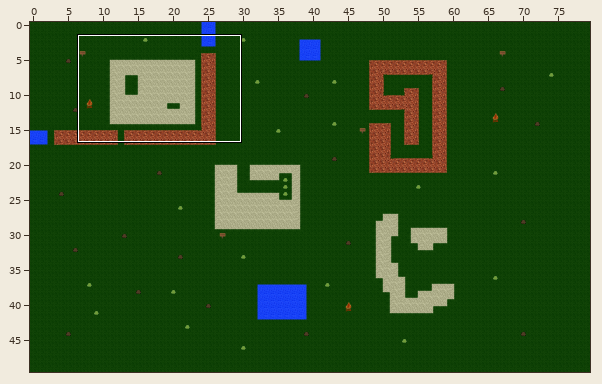
Level history. Tiled map: core/assets/data/maps/tutorial.tmx. Above, an overview of the earlier version with the close-up marked.
Close-up. Before the edit:
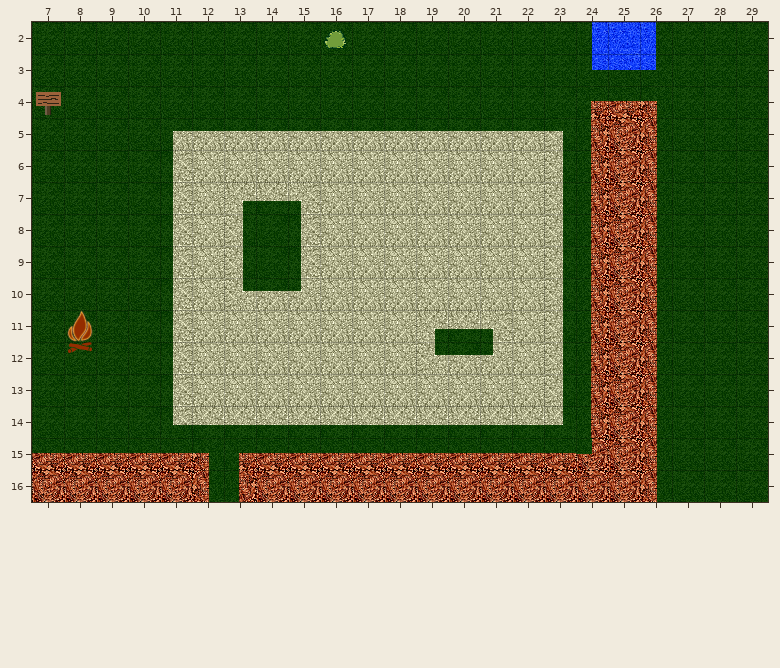
Cells are 32x32 px. Shown: x 7..29, y 2..16. The commit also changed other parts of the map, which this record leaves out.
Now the later version:
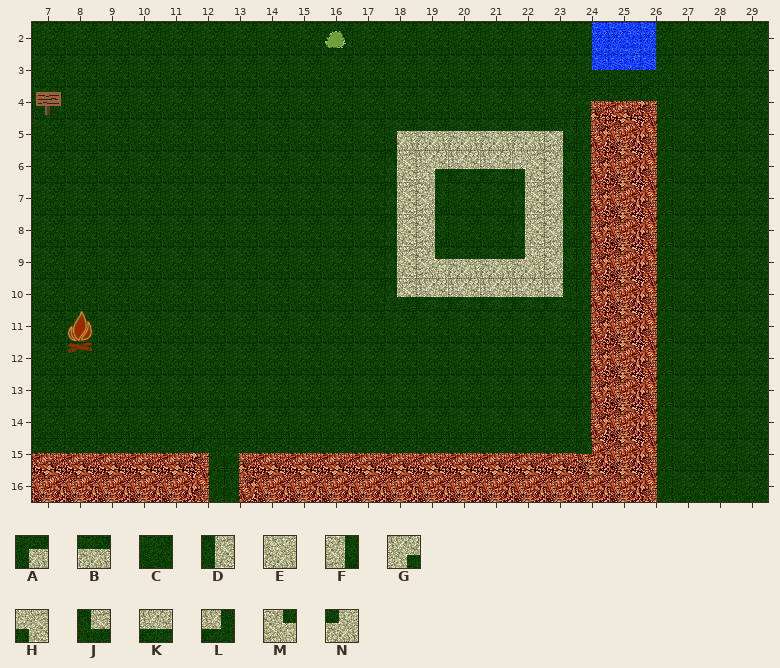
Key: from "Test": A 24, B 25, C 29, D 32, E 33, F 34, G 35, H 36, J 40, K 41, L 42, M 43, N 44.
_ is an empty cell.
The edit:
Layer "Hintergrund":
The author changed tile B to tile A in row 5 at x 18.
The author changed tile E to tile B in row 9 at x 20 to 21.
The author changed tile A to tile C in row 5 at x 11.
The author changed tile B to tile C in row 5 at x 12 to 17; in row 10 at x 14; in row 12 at x 20.
The author changed tile D to tile C in rows 6 to 7 at x 11; in rows 8 to 9 at x 11 and 15; in rows 10 to 13 at x 11.
The author changed tile E to tile C in row 6 at x 12 to 17; in rows 7 to 8 at x 12, 16 to 17 and 20 to 21; in rows 9 to 10 at x 12 and 16 to 17; in rows 11 to 12 at x 12 to 18 and 22; in row 13 at x 12 to 22.
The author changed tile F to tile C in rows 8 to 9 at x 13; in rows 11 to 13 at x 23.
The author changed tile G to tile C in row 7 at x 13; in row 11 at x 19.
The author changed tile H to tile C in row 7 at x 15; in row 11 at x 21.
The author changed tile J to tile C in row 14 at x 11.
The author changed tile K to tile C in row 7 at x 14; in row 11 at x 20; in row 14 at x 12 to 22.
The author changed tile L to tile C in row 14 at x 23.
The author changed tile M to tile C in row 10 at x 13; in row 12 at x 19.
The author changed tile N to tile C in row 10 at x 15; in row 12 at x 21.
The author changed tile E to tile D in row 6 at x 18; in rows 7 to 8 at x 18 and 22; in row 9 at x 18.
The author changed tile E to tile F in rows 7 to 8 at x 19.
The author changed tile E to tile G in row 6 at x 19.
The author changed tile E to tile H in row 6 at x 22.
The author changed tile E to tile J in row 10 at x 18.
The author changed tile E to tile K in row 6 at x 20 to 21; in row 10 at x 19 to 22.
The author changed tile F to tile L in row 10 at x 23.
The author changed tile E to tile M in row 9 at x 19.
The author changed tile E to tile N in row 9 at x 22.
Pixel boxes of the changes (left, top, right, bottom) in both close-ups:
changed: (160, 131, 576, 438)
